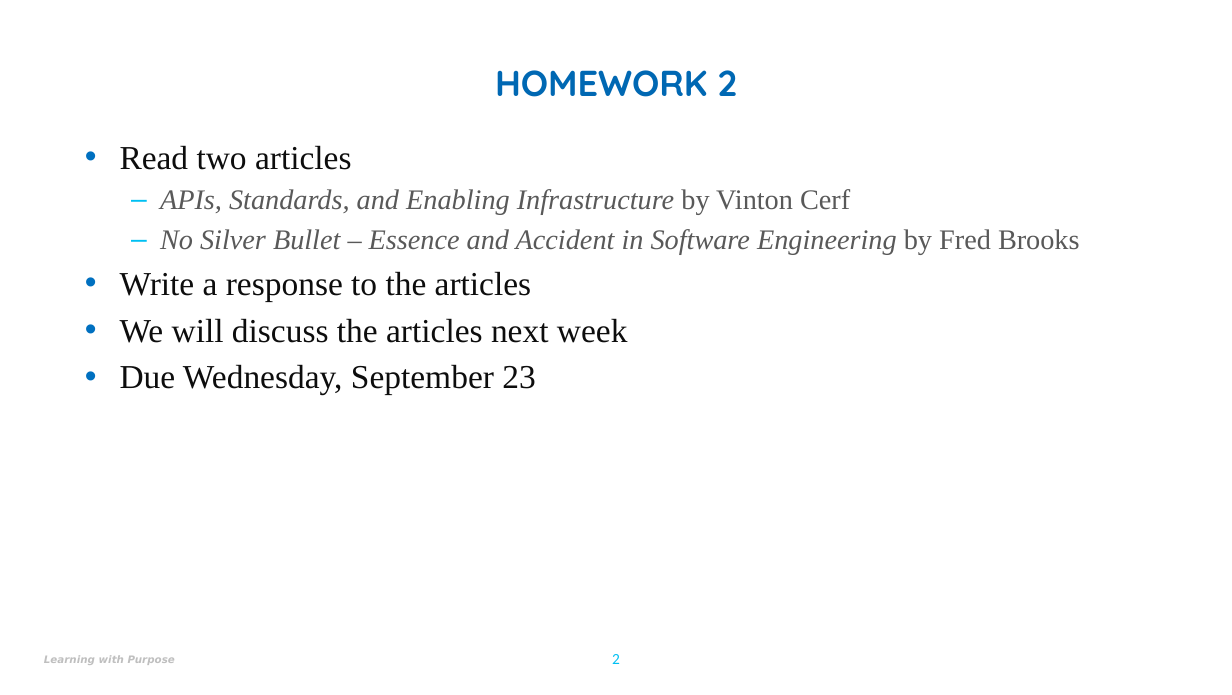
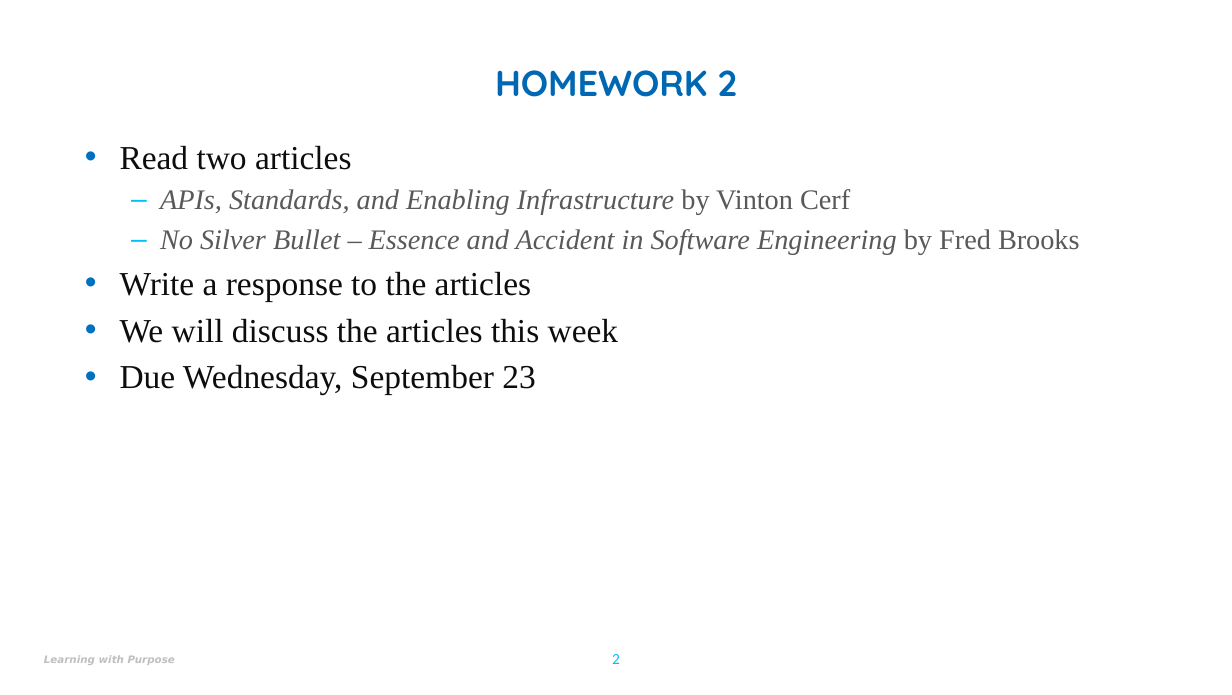
Before and after one commit to jdalyuml/fys-cs, a slide deck: slide 2 of notes/Week4-foundations.pptx. Drawn at 1232x695 pixels with LibreOffice and Linux fonts; fonts in the diff are those of the drawing; background and template pictures are left out. Boxes give left, top, right and bottom in pixels: in the first picture for what was removed or moved away, otherwise in the second. Text is boxed around its words. In the diff, an @@ line names an element or a change of style, - is before the commit and + after.

```diff
--- a/notes/Week4-foundations.pptx
+++ b/notes/Week4-foundations.pptx
@@ text at (120,318,619,343): text changed @@
-• We will discuss the articles next week
+• We will discuss the articles this week
```
Also in this commit, not shown: 8 other files.
